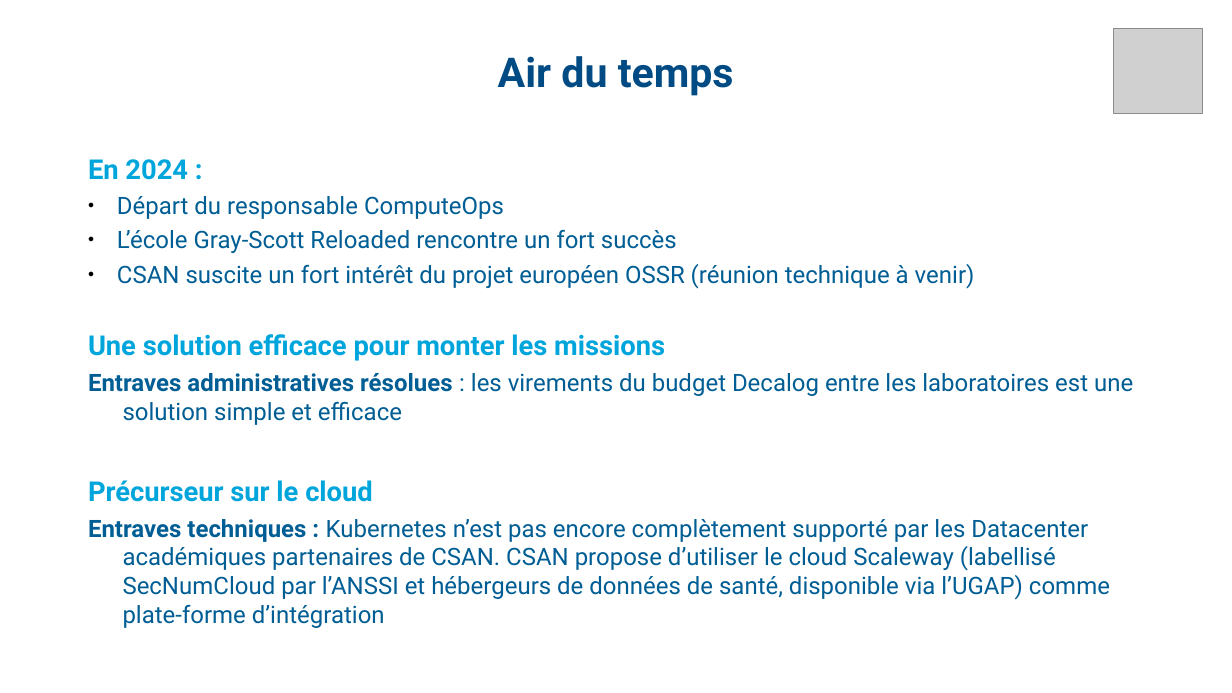
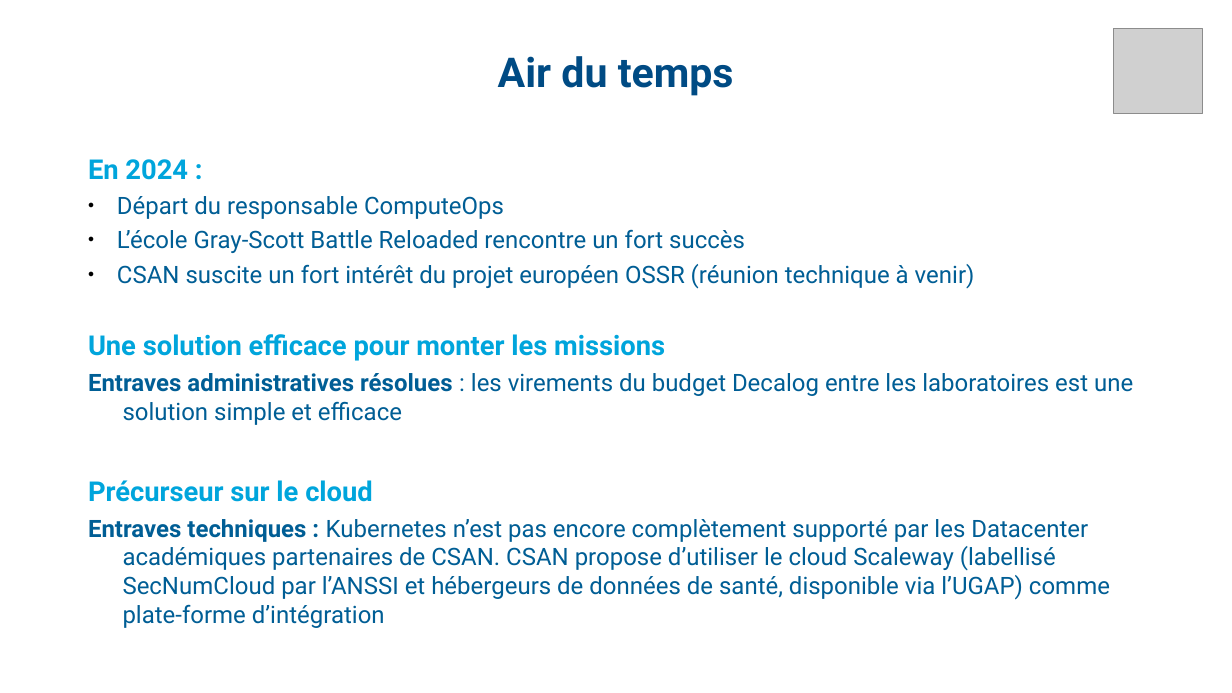
Before and after one commit to fjammes/misc, a slide deck: slide 14 of decalog/decalog-entretien-2024.odp. Drawn at 1232x693 pixels with LibreOffice and Linux fonts; fonts in the diff are those of the drawing; grey boxes stand for pictures. Boxes give left, top, right and bottom in pixels: in the first picture for what was removed or moved away, otherwise in the second. Text is boxed around its words. In the diff, an @@ line names an element or a change of style, - is before the commit and + after.

```diff
--- a/decalog/decalog-entretien-2024.odp
+++ b/decalog/decalog-entretien-2024.odp
@@ text at [117,229,745,253]: text changed @@
-● L’école Gray-Scott Reloaded rencontre un fort succès
+● L’école Gray-Scott Battle Reloaded rencontre un fort succès
```
Also in this commit, not shown: 14 other slides changed, 3 other files.
